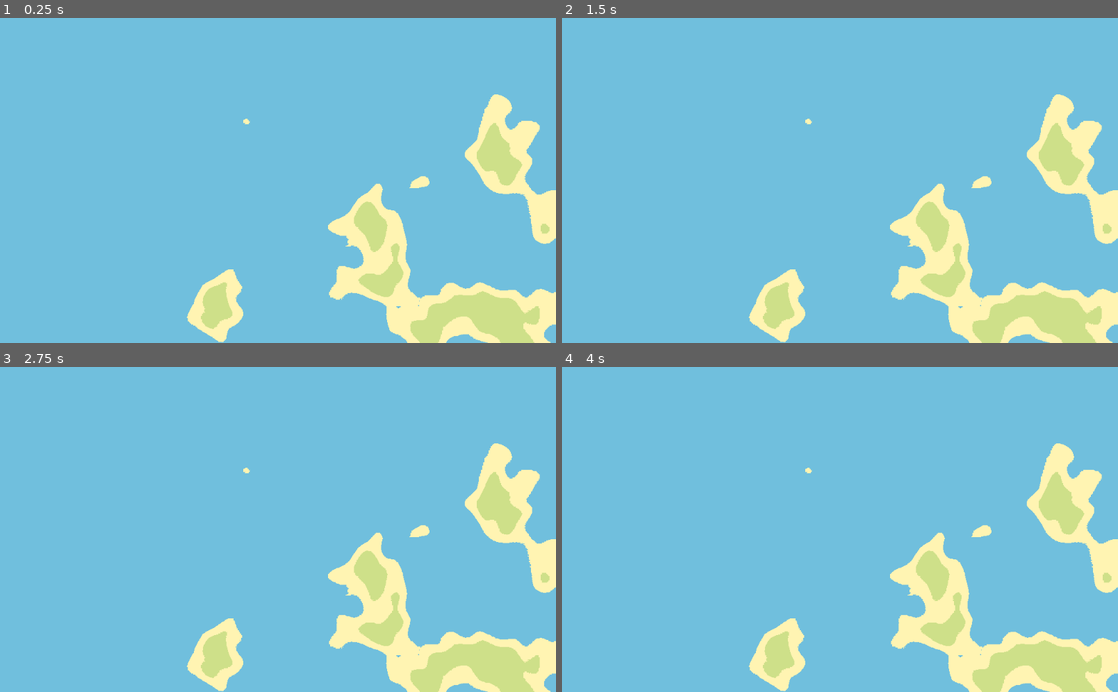
Above: before the commit, frames 1-4 (two rows, left to right).
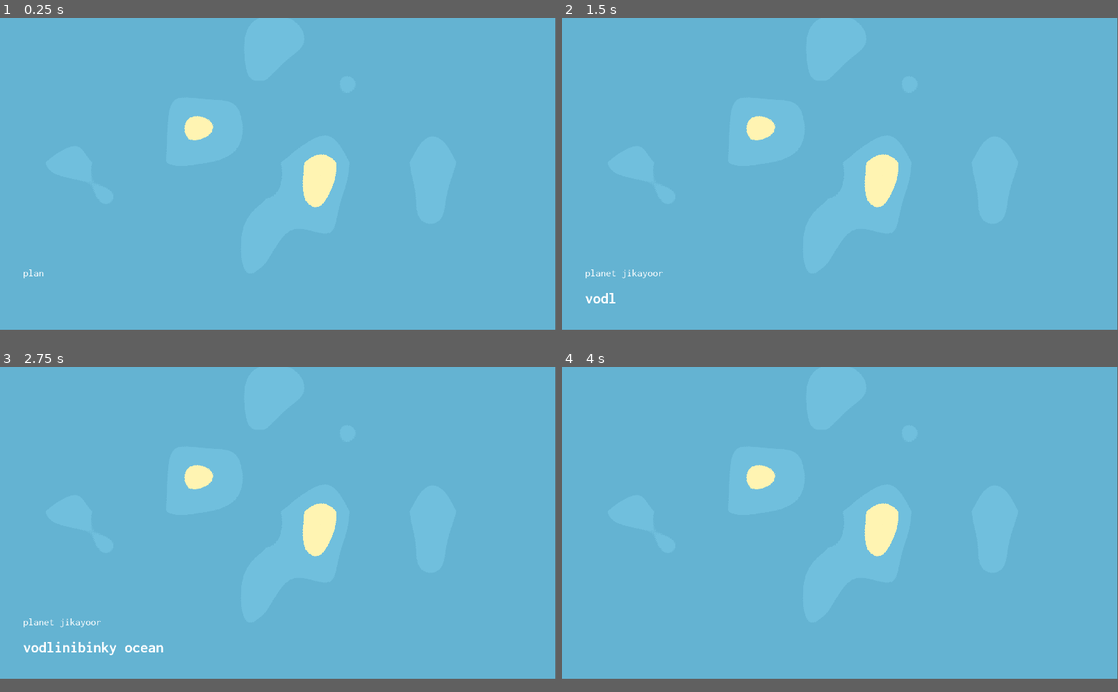
Above: after the commit, the same moments.

Repository: illogicalapple/archipelinaut
Game: Godot game, scene res://scenes/Main.tscn
The game is run twice, just before and just after one commit, with the same random seed, the same clock (stepped at 60 frames per second) and the same inputs.
Inputs:
- Up to frame 1 (0.25 s): no input
- Up to frame 2 (1.5 s): tap Enter at 0.5 s; tap Space at 1.25 s
- Up to frame 3 (2.75 s): tap Enter at 2 s
- Up to frame 4 (4 s): tap Space at 2.75 s; tap Enter at 3.5 s
In our replay, the window is 800x468 before the commit and 799x449 after it. These sizes can differ from the game's own. Grey fills any space a smaller window leaves; there, only what the larger window draws over its background counts as a difference.

The runs differ from the first frame. In frame 1, 14% of the frame differs, in the area x 4-100%, y 23-100%; in frame 2, 14%; in frame 3, 14%; in frame 4, 14%.

Commit message:
make thingy
shows your position, idk why i did this

Diff:
--- /dev/null
+++ b/fonts/theme.tres
@@ -0,0 +1,11 @@
+[gd_resource type="Theme" load_steps=3 format=2]
+
+[ext_resource path="res://fonts/Inconsolata-Regular.ttf" type="DynamicFontData" id=1]
+
+[sub_resource type="DynamicFont" id=1]
+size = 36
+extra_spacing_bottom = 36
+font_data = ExtResource( 1 )
+
+[resource]
+default_font = SubResource( 1 )
--- a/project.godot
+++ b/project.godot
@@ -16,6 +16,8 @@
 
 [display]
 
+window/size/width=1920
+window/size/height=1080
 window/size/fullscreen=true
 
 [gui]
@@ -28,5 +30,5 @@
 
 [rendering]
 
-environment/default_clear_color=Color( 0.388235, 0.709804, 0.827451, 1 )
+environment/default_clear_color=Color( 0.396078, 0.705882, 0.827451, 1 )
 environment/default_environment="res://default_env.tres"
--- a/scenes/Main.gd
+++ b/scenes/Main.gd
@@ -8,9 +8,12 @@
 const max_size = 150
 
 func island_gen(max_distance):
-	pass
+	$Island.get_texture().noise.seed = game_seed
 
 func _ready():
+	randomize()
 	game_seed = randi() # change to a seed setting later
 	screen_size = get_viewport().get_visible_rect().size
 	island_gen(max_size)
+	# $Camera.zoom = Vector2(40, 40)
+	# $Camera.offset = Vector2(screen_size.x / 2 + 500, screen_size.y / 2 + 500)
--- a/scenes/Main.tscn
+++ b/scenes/Main.tscn
@@ -1,14 +1,17 @@
-[gd_scene load_steps=6 format=2]
+[gd_scene load_steps=7 format=2]
 
 [ext_resource path="res://scenes/Main.gd" type="Script" id=1]
+[ext_resource path="res://ui/GUI.tscn" type="PackedScene" id=2]
 
 [sub_resource type="Shader" id=3]
 code = "shader_type canvas_item;
 
 void fragment() {
-	if(texture(TEXTURE, UV).r - abs(0.75 - UV.x) - abs(0.75 - UV.y) < 0.5) { // check brightness (it's gray so the red value will be the brightness)
+	if(texture(TEXTURE, UV).r - abs(0.5 - UV.x) * 1.34 - abs(0.5 - UV.y) * 1.34 < 0.21) {
+		COLOR = vec4(0, 0, 0, 0);
+	} else if(texture(TEXTURE, UV).r - abs(0.5 - UV.x) * 1.34 - abs(0.5 - UV.y) * 1.34 < 0.4) { // check brightness (it's gray so the red value will be the brightness)
 		COLOR = vec4(0.44, 0.75, 0.87, 1);
-	} else if(texture(TEXTURE, UV).r - abs(0.75 - UV.x) - abs(0.75 - UV.y) < 0.6) {
+	} else if(texture(TEXTURE, UV).r - abs(0.5 - UV.x) * 1.34 - abs(0.5 - UV.y) * 1.34 < 0.5) {
 		COLOR = vec4(1, 0.96, 0.7, 1);
 	} else {
 		COLOR = vec4(0.81, 0.88, 0.54, 1);
@@ -19,6 +22,10 @@
 shader = SubResource( 3 )
 
 [sub_resource type="OpenSimplexNoise" id=1]
+seed = 7
+octaves = 1
+period = 240.0
+lacunarity = 4.0
 
 [sub_resource type="NoiseTexture" id=2]
 width = 1920
@@ -30,5 +37,10 @@
 
 [node name="Island" type="Sprite" parent="."]
 material = SubResource( 4 )
-scale = Vector2( 2, 2 )
 texture = SubResource( 2 )
+
+[node name="Camera" type="Camera2D" parent="."]
+offset = Vector2( 40, 40 )
+current = true
+
+[node name="GUI" parent="." instance=ExtResource( 2 )]
--- /dev/null
+++ b/ui/GUI.gd
@@ -0,0 +1,35 @@
+extends CanvasLayer
+
+var elapsed_time: float = 0
+var outer_done: bool = false
+var anim_done: bool = false
+var characters: int = 0
+
+func typewriter(delta):
+	if not anim_done:
+		elapsed_time += delta
+		if($Control/Place/Outer.get_visible_characters() >= $Control/Place/Outer.text.length()):
+			if not outer_done:
+				outer_done = true
+				elapsed_time = -0.3
+				characters = 0
+			if elapsed_time > 0:
+				$Control/Place/Inner.visible_characters = elapsed_time / 0.06
+				if(characters < $Control/Place/Inner.get_visible_characters()):
+					$Control/Place/SFX.play()
+					characters = $Control/Place/Inner.get_visible_characters()
+					if($Control/Place/Inner.get_visible_characters() >= $Control/Place/Inner.text.length()):
+						anim_done = true
+						$Control/Place/AnimationPlayer.play("fade_out")
+		else:
+			$Control/Place/Outer.visible_characters = elapsed_time / 0.06
+			if(characters < $Control/Place/Outer.get_visible_characters()):
+				$Control/Place/SFX.play()
+				characters = $Control/Place/Outer.get_visible_characters()
+
+func _ready():
+	$Control/Place/Outer.visible_characters = 0
+	$Control/Place/Inner.visible_characters = 0
+
+func _process(delta):
+	typewriter(delta)
--- /dev/null
+++ b/ui/GUI.tscn
@@ -0,0 +1,78 @@
+[gd_scene load_steps=8 format=2]
+
+[ext_resource path="res://fonts/theme.tres" type="Theme" id=1]
+[ext_resource path="res://fonts/Inconsolata-Bold.ttf" type="DynamicFontData" id=2]
+[ext_resource path="res://ui/GUI.gd" type="Script" id=3]
+[ext_resource path="res://sound/sfx/keyboard.mp3" type="AudioStream" id=4]
+
+[sub_resource type="DynamicFont" id=3]
+size = 54
+font_data = ExtResource( 2 )
+
+[sub_resource type="Animation" id=4]
+length = 0.001
+tracks/0/type = "value"
+tracks/0/path = NodePath("Place:visible")
+tracks/0/interp = 1
+tracks/0/loop_wrap = true
+tracks/0/imported = false
+tracks/0/enabled = true
+tracks/0/keys = {
+"times": PoolRealArray( 0 ),
+"transitions": PoolRealArray( 1 ),
+"update": 0,
+"values": [ true ]
+}
+
+[sub_resource type="Animation" id=5]
+resource_name = "fade_out"
+length = 1.5
+tracks/0/type = "value"
+tracks/0/path = NodePath("Place:visible")
+tracks/0/interp = 1
+tracks/0/loop_wrap = true
+tracks/0/imported = false
+tracks/0/enabled = true
+tracks/0/keys = {
+"times": PoolRealArray( 0, 1.5 ),
+"transitions": PoolRealArray( 1, 1 ),
+"update": 1,
+"values": [ true, false ]
+}
+
+[node name="GUI" type="CanvasLayer"]
+script = ExtResource( 3 )
+
+[node name="Control" type="Control" parent="."]
+anchor_right = 1.0
+anchor_bottom = 1.0
+theme = ExtResource( 1 )
+
+[node name="Place" type="VBoxContainer" parent="Control"]
+anchor_top = 1.0
+anchor_bottom = 1.0
+margin_left = 80.0
+margin_top = -216.0
+margin_right = 566.0
+margin_bottom = -80.0
+
+[node name="Outer" type="Label" parent="Control/Place"]
+margin_right = 486.0
+margin_bottom = 74.0
+text = "planet jikayoor"
+
+[node name="Inner" type="Label" parent="Control/Place"]
+margin_top = 78.0
+margin_right = 486.0
+margin_bottom = 136.0
+custom_fonts/font = SubResource( 3 )
+text = "vodlinibinky ocean"
+
+[node name="SFX" type="AudioStreamPlayer" parent="Control/Place"]
+stream = ExtResource( 4 )
+volume_db = -0.5
+
+[node name="AnimationPlayer" type="AnimationPlayer" parent="Control/Place"]
+root_node = NodePath("../..")
+anims/RESET = SubResource( 4 )
+anims/fade_out = SubResource( 5 )
Binary file added: fonts/Inconsolata-Bold.ttf
Binary file added: fonts/Inconsolata-Regular.ttf
Not shown, added: fonts/OFL.txt
Not shown, added: sound/sfx/keyboard.mp3.import
Not shown, added: fonts.zip
Not shown, added: sound/sfx/keyboard.mp3
